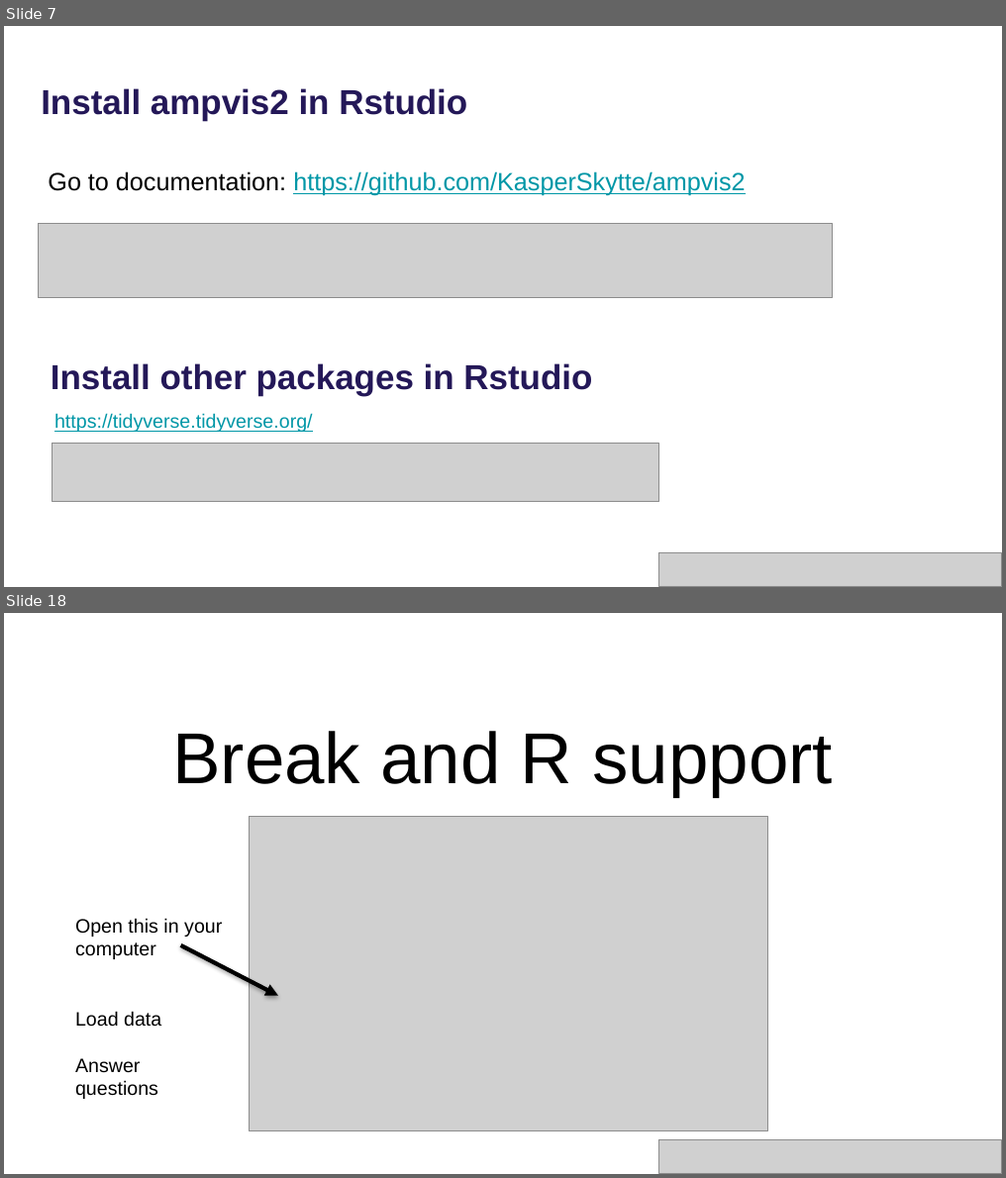
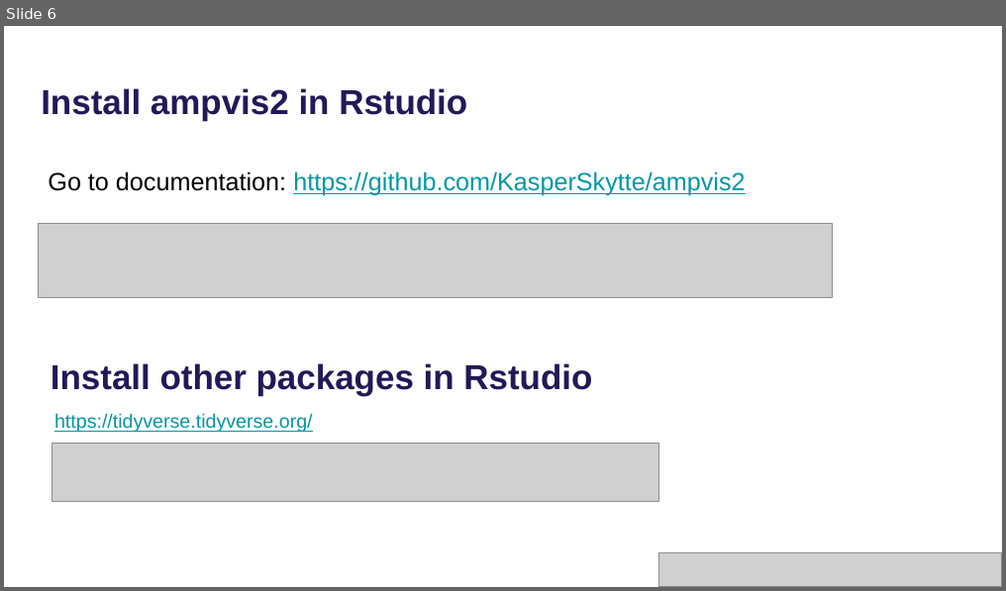
Before and after one commit to mpeces/MiDAS_course_2025, a slide deck: presentations/Hands-on_Setup.pptx. Shown one above the other, each under a label of ours: slides 7 and 18 before the commit, slide 6 after it; the slides between them are not shown. The pictures are 1006x1178 and 1006x591 pixels, drawn with LibreOffice and Linux fonts; fonts in the diff are those of the drawing; grey boxes stand for pictures. Boxes give left, top, right and bottom in pixels: in the first picture for what was removed or moved away, otherwise in the second. Text is boxed around its words. In the diff, an @@ line names an element or a change of style, - is before the commit and + after.

```diff
--- a/presentations/Hands-on_Setup.pptx
+++ b/presentations/Hands-on_Setup.pptx
@@ slide 18 removed at [4,613,1002,1174], background #FFFFFF @@
@@ title removed at [172,731,833,796] @@
-Break and R support
@@ picture removed at [250,817,767,1131] @@
@@ text removed at [75,918,222,1099] @@
-Open this in your computer
-Load data
-Answer questions
@@ arrow removed from (180, 946) to (278, 996) @@
@@ picture removed at [658,1140,1002,1173] @@
@@ what was slide 7 is now slide 6 @@
```
Also in this commit, not shown: 7 slides changed, 1 slide added, 6 other slides removed, 1 other file.
